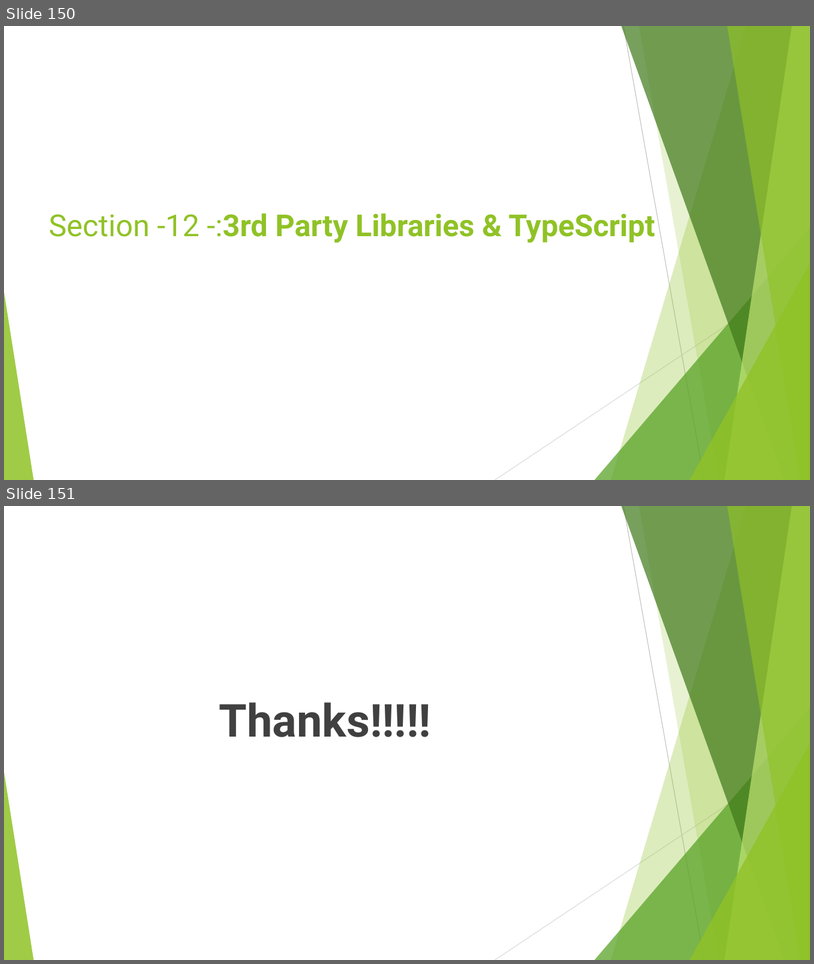
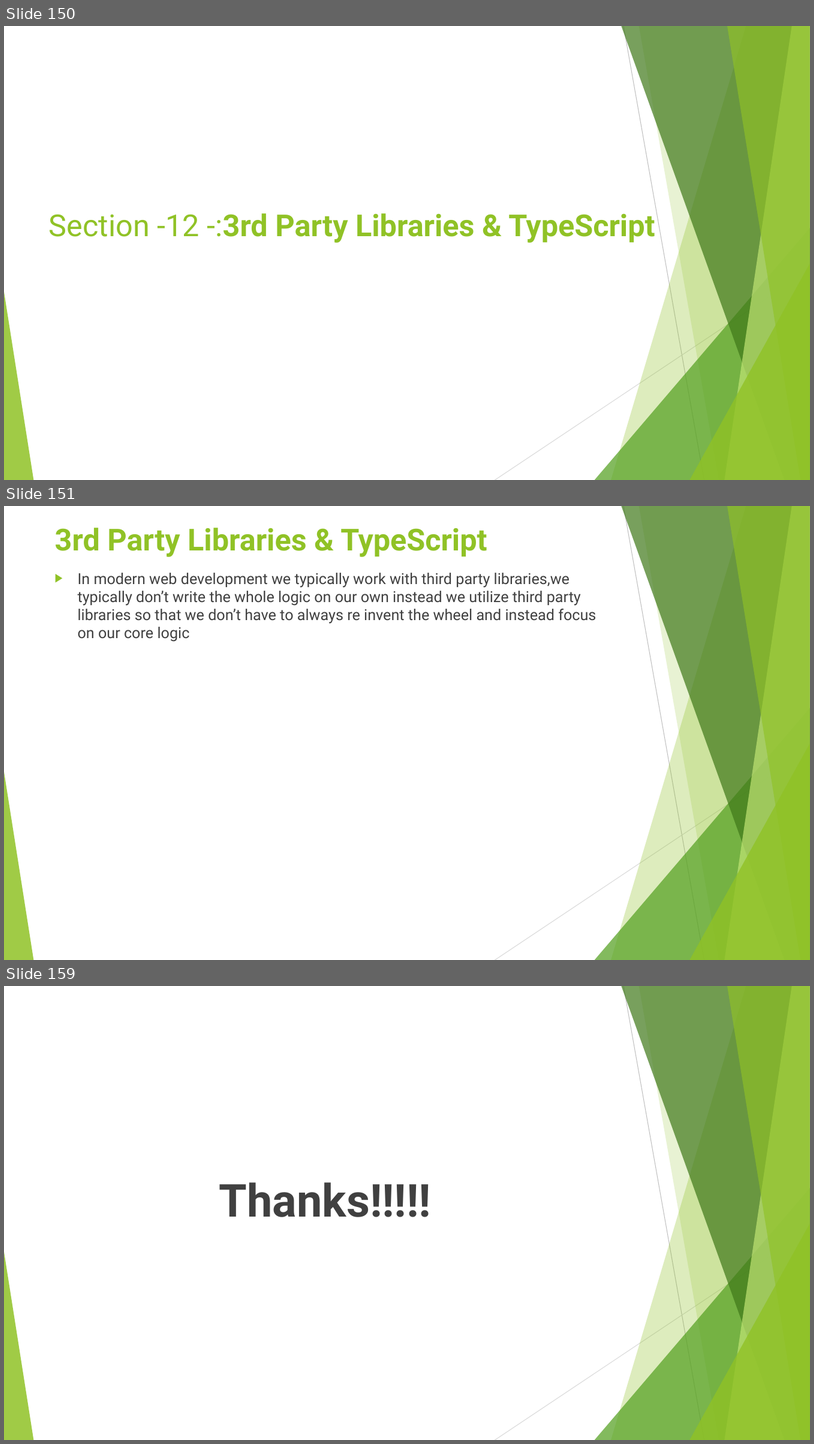
Before and after one commit to rudhrainfogain/TypeScript, a slide deck: PPT/TypeScriptv12.pptx. Shown one above the other, each under a label of ours: slides 150 and 151 before the commit, slides 150, 151 and 159 after it; the slides between them are not shown. The pictures are 814x964 and 814x1444 pixels, drawn with LibreOffice and Linux fonts; fonts in the diff are those of the drawing. Boxes give left, top, right and bottom in pixels: in the first picture for what was removed or moved away, otherwise in the second. Text is boxed around its words. In the diff, an @@ line names an element or a change of style, - is before the commit and + after.

Commit message:
Third party libraries complete

```diff
--- a/PPT/TypeScriptv12.pptx
+++ b/PPT/TypeScriptv12.pptx
@@ slide 151 added at [4,506,810,960], background #FFFFFF; not listed: 10 template elements that a slide beside it also shows @@
@@ title added at [55,528,487,557], 36 pt, text #90C226, bold @@
+3rd Party Libraries & TypeScript
@@ text added at [78,573,596,642], 18 pt, text #404040 @@
+▶ In modern web development we typically work with third party libraries,we typically don’t write the whole logic on our own instead we utilize third party libraries so that we don’t have to always re invent the wheel and instead focus on our core logic
@@ what was slide 151 is now slide 159 @@
```
Also in this commit, not shown: 7 other slides added, 15 other files.
